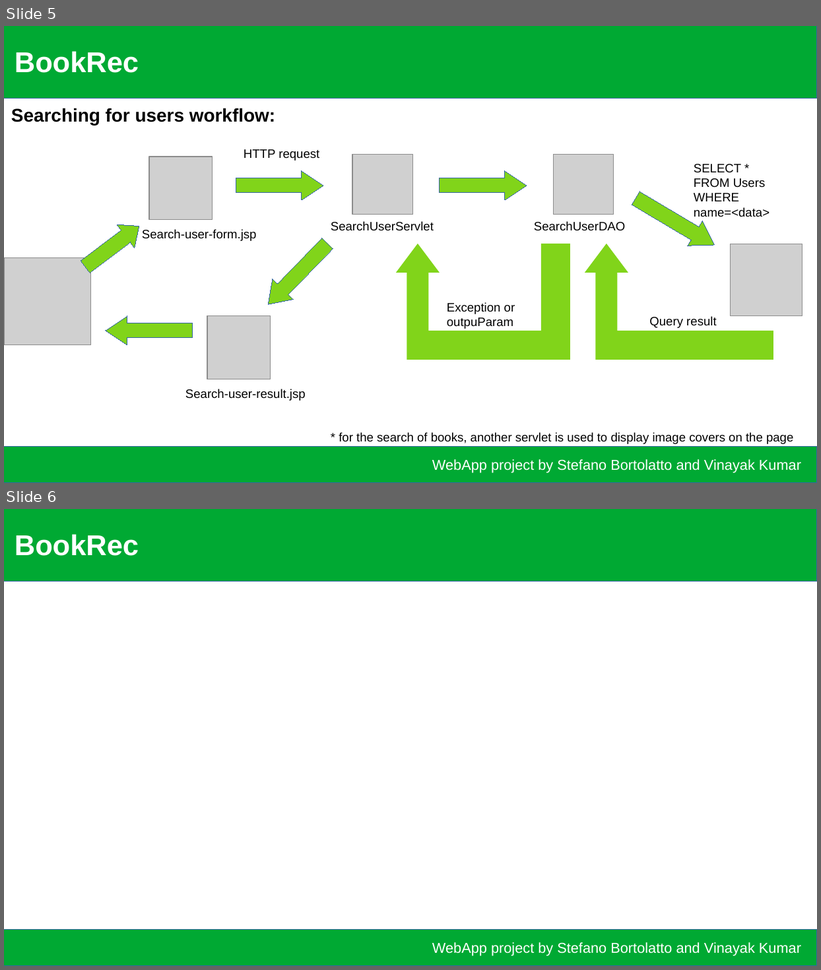
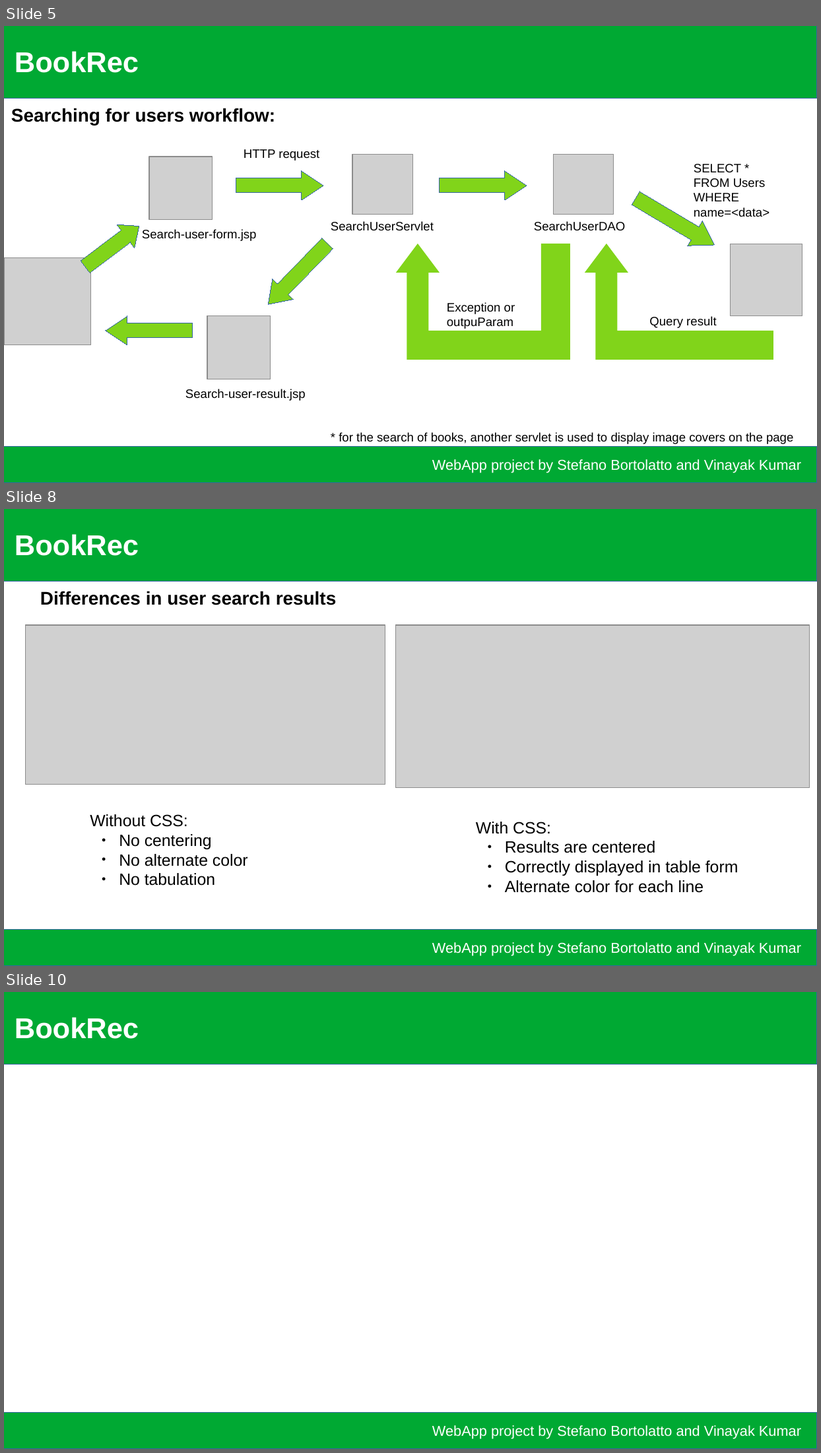
Before and after one commit to VinayakMishra95/BookRec, a slide deck: Presentation/slides.odp. Shown one above the other, each under a label of ours: slides 5 and 6 before the commit, slides 5, 8 and 10 after it; the slides between them are not shown. The pictures are 821x970 and 821x1453 pixels, drawn with LibreOffice and Linux fonts; fonts in the diff are those of the drawing; grey boxes stand for pictures. Boxes give left, top, right and bottom in pixels: in the first picture for what was removed or moved away, otherwise in the second. Text is boxed around its words. In the diff, an @@ line names an element or a change of style, - is before the commit and + after.

```diff
--- a/Presentation/slides.odp
+++ b/Presentation/slides.odp
@@ slide 8 added at (4, 509, 817, 966), background #FFFFFF @@
@@ rectangle added at (4, 509, 817, 582), fill #00A933, outline #3465A4 0 pt @@
@@ text added at (15, 534, 139, 556), 28 pt, text #FFFFFF, bold @@
+BookRec
@@ text added at (40, 591, 337, 605), 18 pt, text #000000, bold @@
+Differences in user search results
@@ picture added at (25, 625, 385, 785) @@
@@ picture added at (396, 625, 810, 788) @@
@@ text added at (90, 815, 248, 886), 16 pt, text #000000 @@
+Without CSS:
+● No centering
+● No alternate color
+● No tabulation
@@ text added at (476, 822, 739, 893), 16 pt, text #000000 @@
+With CSS:
+● Results are centered
+● Correctly displayed in table form
+● Alternate color for each line
@@ rectangle added at (4, 930, 817, 966), fill #00A933, outline #3465A4 0 pt @@
@@ text added at (432, 943, 801, 956), 14 pt, text #FFFFFF @@
+WebApp project by Stefano Bortolatto and Vinayak Kumar
@@ what was slide 6 is now slide 10 @@
```
Also in this commit, not shown: 1 slide changed, 2 other slides added, 7 other files.
